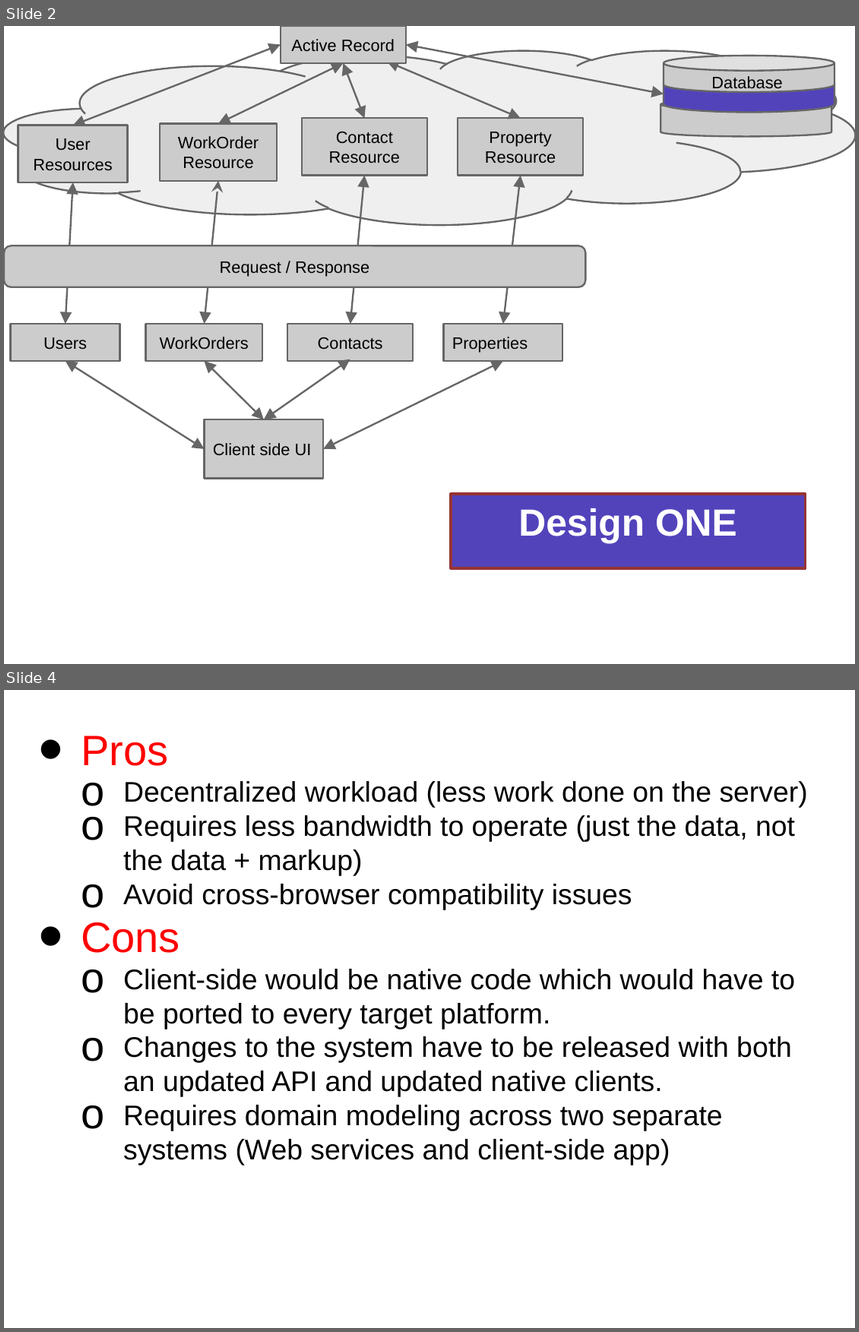
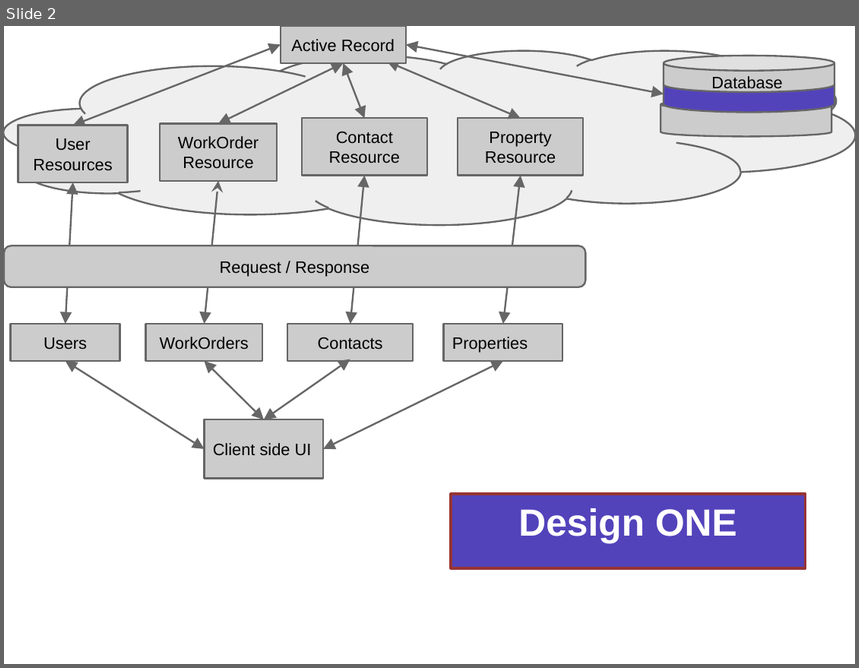
Before and after one commit to jjm3x3/propertyManager, a slide deck: DesignPlans.pptx. Shown one above the other, each under a label of ours: slides 2 and 4 before the commit, slide 2 after it; the slides between them are not shown. The pictures are 859x1332 and 859x668 pixels, drawn with LibreOffice and Linux fonts; fonts in the diff are those of the drawing. Boxes give left, top, right and bottom in pixels: in the first picture for what was removed or moved away, otherwise in the second. Text is boxed around its words. In the diff, an @@ line names an element or a change of style, - is before the commit and + after.

```diff
--- a/DesignPlans.pptx
+++ b/DesignPlans.pptx
@@ slide 4 removed at (4, 690, 855, 1328), background #FFFFFF @@
@@ text removed at (81, 736, 808, 1165) @@
-• Pros
-  o Decentralized workload (less work done on the server)
-  o Requires less bandwidth to operate (just the data, not the data + markup)
-  o Avoid cross-browser compatibility issues
-• Cons
-  o Client-side would be native code which would have to be ported to every target platform.
-  o Changes to the system have to be released with both an updated API and updated native clients.
-  o Requires domain modeling across two separate systems (Web services and client-side app)
```
Also in this commit, not shown: 2 slides changed, 7 slides added, 8 other slides removed.
